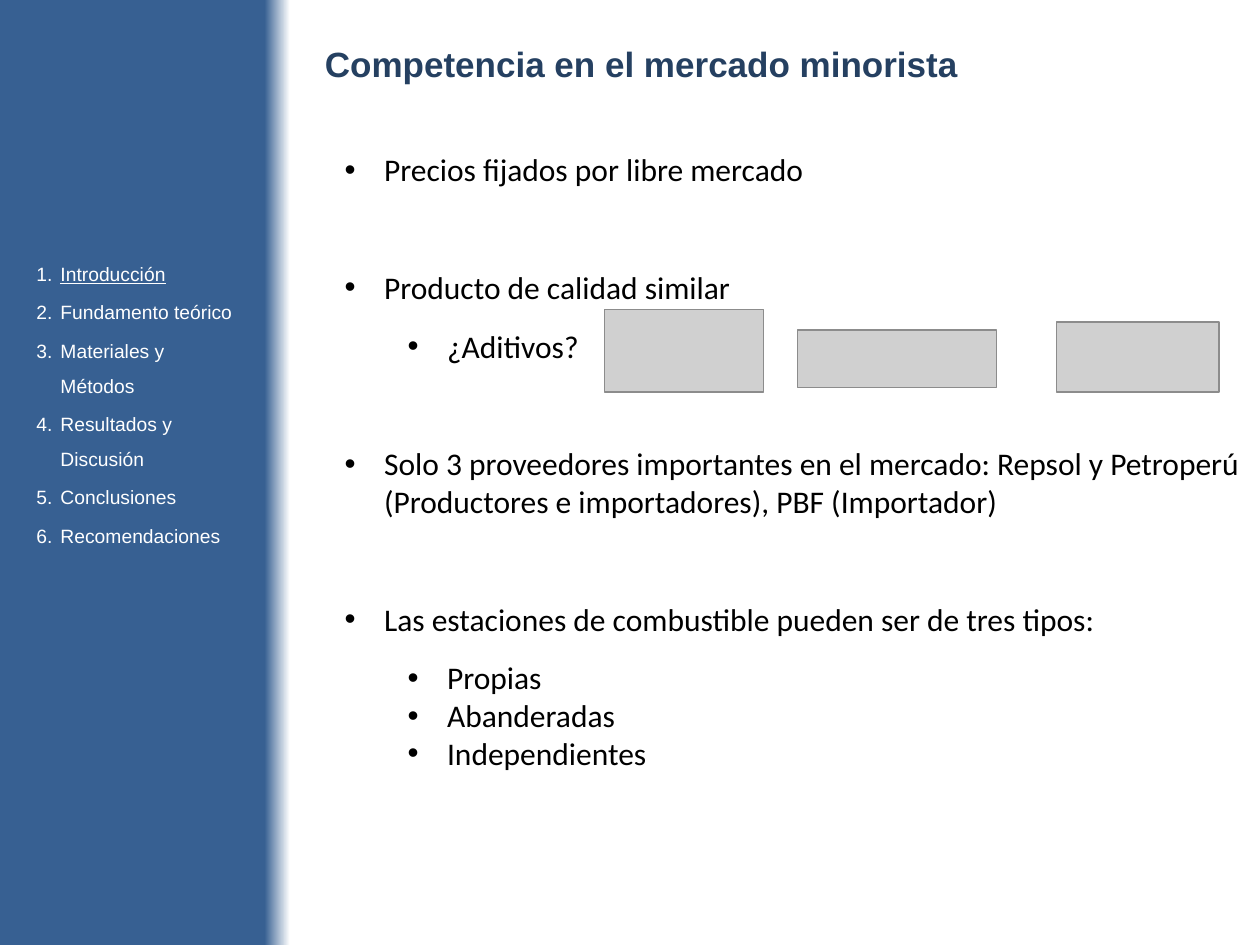
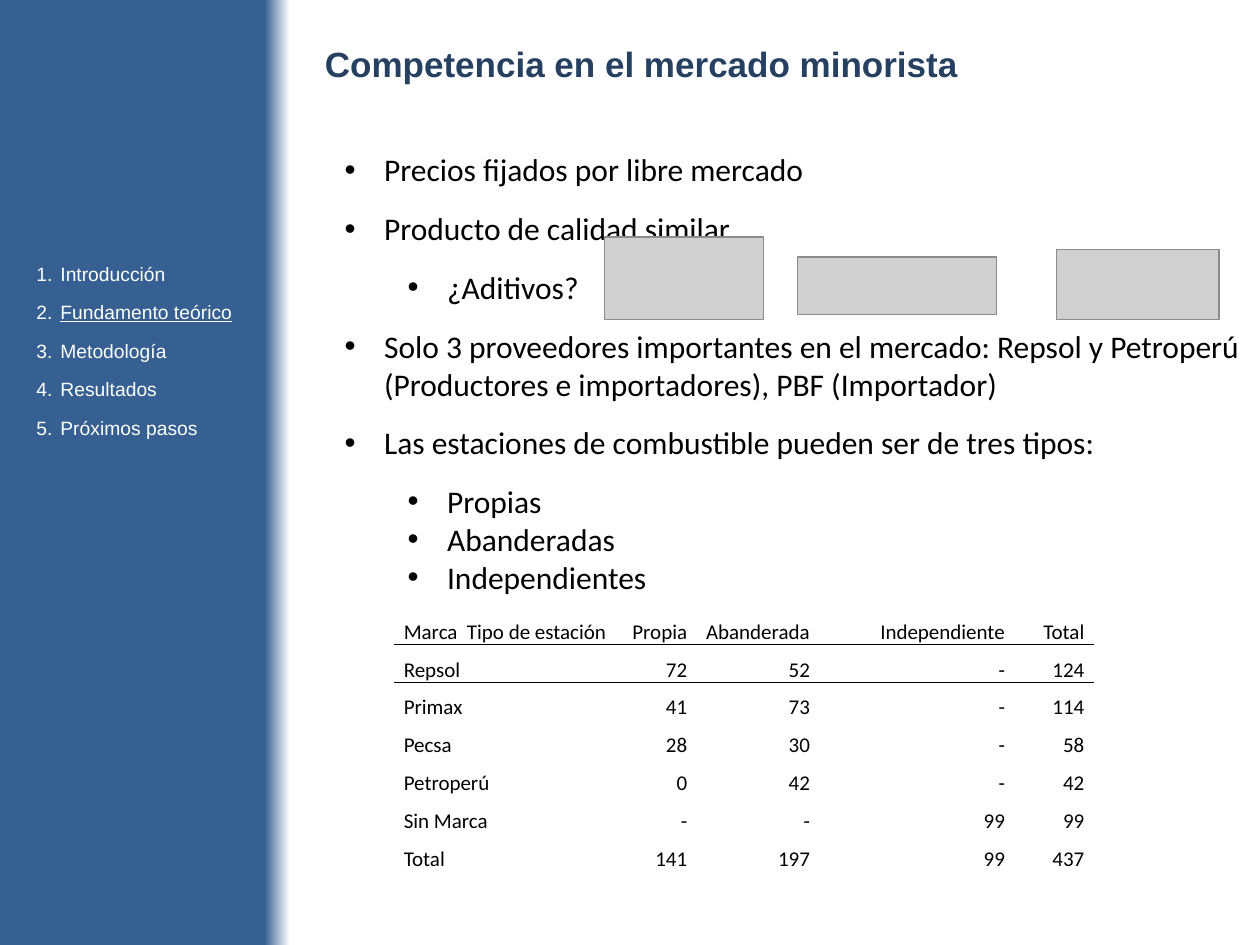
Before and after one commit to diegouriarte/masther-thesis, a slide deck: slide 9 of doc/avance-parcial.pptx (slide 7 before the commit). Drawn at 1260x945 pixels with LibreOffice and Linux fonts; fonts in the diff are those of the drawing; grey boxes stand for pictures. Boxes give left, top, right and bottom in pixels: in the first picture for what was removed or moved away, otherwise in the second. Text is boxed around its words. In the diff, an @@ line names an element or a change of style, - is before the commit and + after.

```diff
--- a/doc/avance-parcial.pptx
+++ b/doc/avance-parcial.pptx
@@ text "Precios fijados por libre mercado" rewrapped from (384,159,1238,770) to (384,159,1238,594) @@
@@ text at (60,267,232,322): underline off in "Introducción"; underline on in "Fundamento teórico" @@
@@ 3 pictures: place and size @@
-3 pictures at (605,310,1220,393)
+3 pictures at (605,237,1220,320)
@@ text at (60,344,197,439): text changed @@
-3. Materiales y Métodos
-4. Resultados y Discusión
-5. Conclusiones
-6. Recomendaciones
+3. Metodología
+4. Resultados
+5. Próximos pasos
@@ table added at (394,606,1094,871), 7 rows, 5 columns @@
+Marca Tipo de estación | Propia | Abanderada | Independiente | Total
+Repsol | 72 | 52 | - | 124
+Primax | 41 | 73 | - | 114
+Pecsa | 28 | 30 | - | 58
+Petroperú | 0 | 42 | - | 42
+Sin Marca | - | - | 99 | 99
+Total | 141 | 197 | 99 | 437
```
Also in this commit, not shown: 23 other slides changed, 4 slides added, 4 other files.
